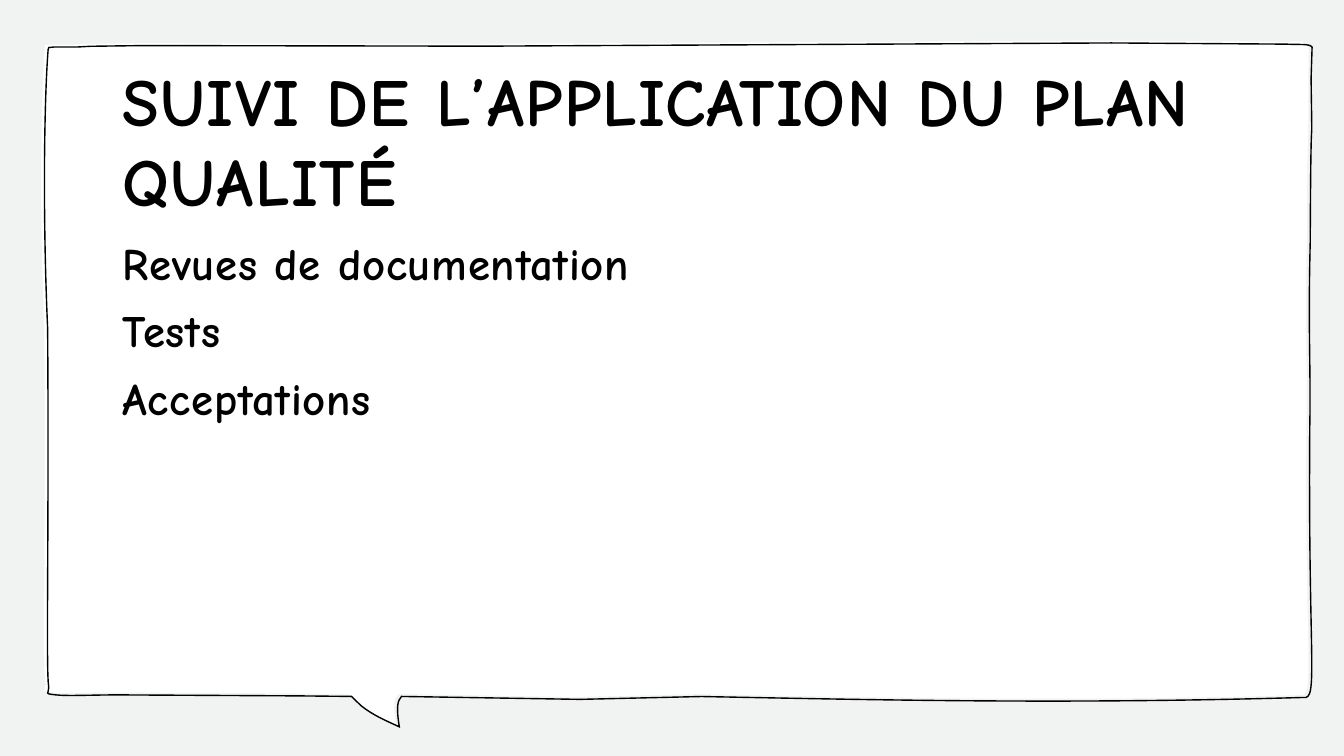
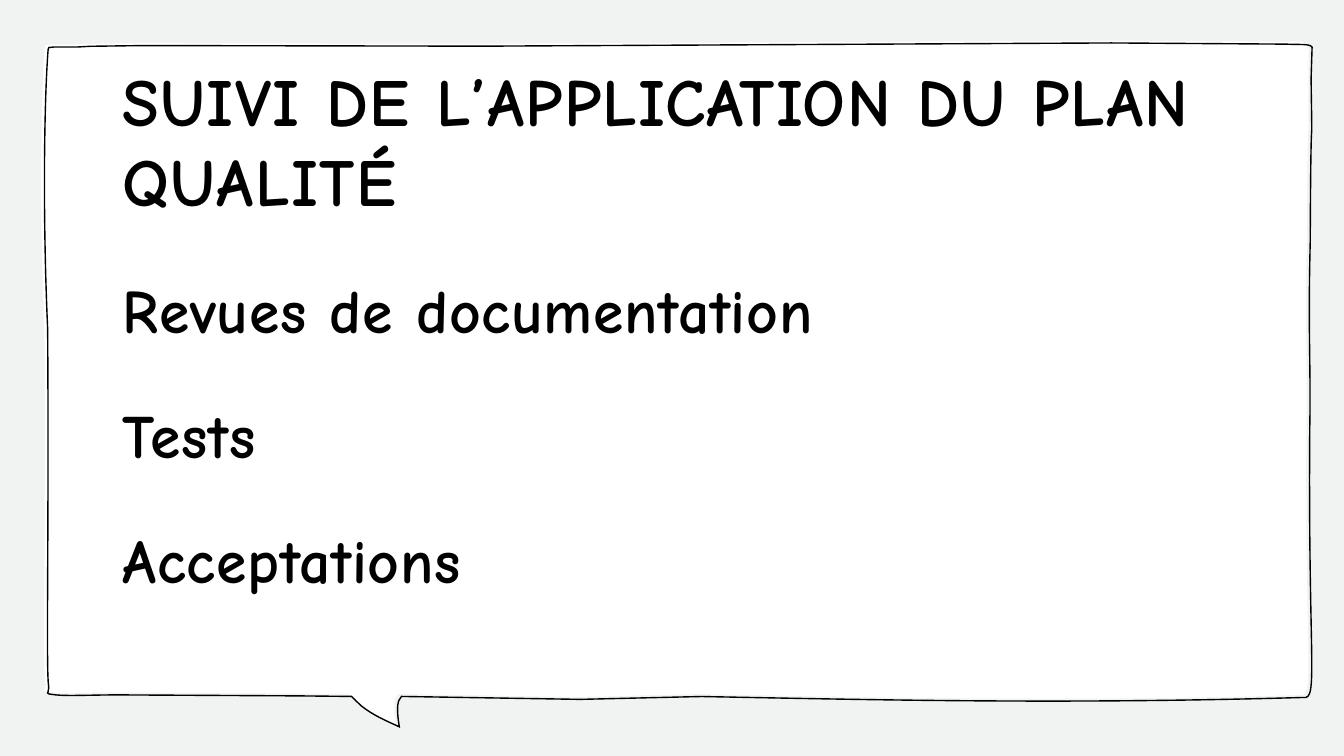
Before and after one commit to ConstantinHrrmn/WavContact, a slide deck: slide 12 of Documents/Documentation/Acceptation/A2-1_Point-de-contrôle/Plan assurance qualite/Présentation_PlanAssuranceQualité.pptx. Drawn at 1344x756 pixels with LibreOffice and Linux fonts; fonts in the diff are those of the drawing. Boxes give left, top, right and bottom in pixels: in the first picture for what was removed or moved away, otherwise in the second. Text is boxed around its words. In the diff, an @@ line names an element or a change of style, - is before the commit and + after.

```diff
--- a/Documents/Documentation/Acceptation/A2-1_Point-de-contrôle/Plan assurance qualite/Présentation_PlanAssuranceQualité.pptx
+++ b/Documents/Documentation/Acceptation/A2-1_Point-de-contrôle/Plan assurance qualite/Présentation_PlanAssuranceQualité.pptx
@@ text "Revues de documentation" at <box>123,291,812,595</box>: size 32 to 44 pt; line spacing 1 to 1.5 @@
```
Also in this commit, not shown: 3 other slides changed.
